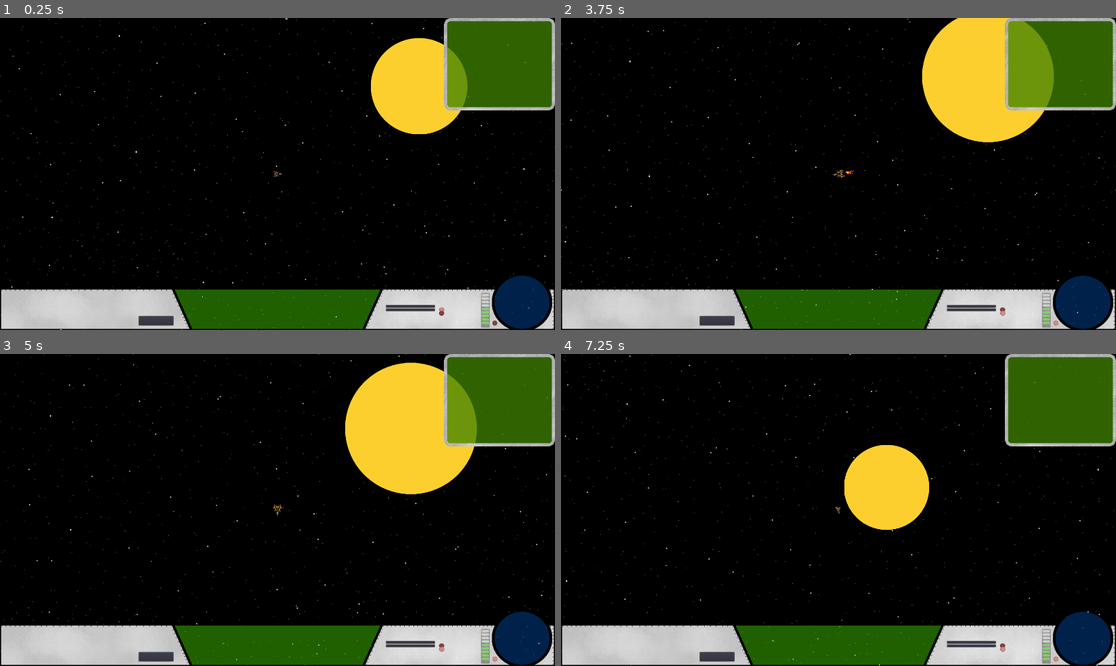
Above: before the commit, frames 1-4 (two rows, left to right).
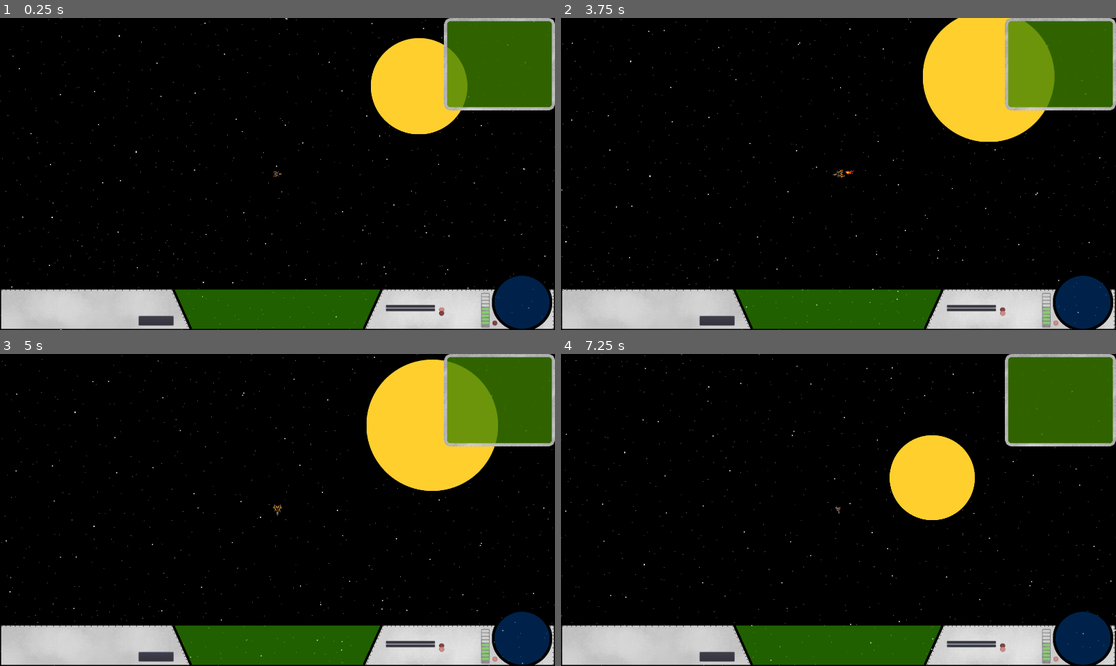
Above: after the commit, the same moments.

Repository: 029614/RedVoid
Game: Godot game, scene res://NewMain.tscn
Same seed, same stepped clock (60 frames per second), same inputs: the game is played once before the commit and once after it.
Inputs (mouse positions are in pixels of both pictures, inside the frame that each line leads up to):
- Up to frame 1 (0.25 s): no input
- Up to frame 2 (3.75 s): click "Missile Alert" at 0.5 s; move the mouse to (960, 158) at 1.27 s; hold Right (ui_right) 1.28-2.03 s; tap O (orbit, bound only after the commit) at 1.35, 2.3, 3.05 s; click (960, 158) at 1.42 s; move the mouse to (727, 189) at 2.02 s; hold Down (ui_down) 2.03-2.78 s; tap Space (weapons) at 2.1 s; move the mouse to (894, 105) at 2.77 s; hold Right (ui_right) 2.78-3.53 s; hold Mouse wheel up (zoom_in) 2.78-3.53 s; move the mouse to (810, 236) at 3.52 s; hold Up (ui_up) from 3.53 s (still down); tap Mouse wheel down (zoom_out) at 3.6 s; click (810, 236) at 3.67 s
- Up to frame 3 (5 s): tap O (orbit, bound only after the commit) at 3.8, 4.35 s; move the mouse to (444, 556) at 4.27 s; release Up (ui_up) at 4.28 s; hold Left (ui_left) from 4.28 s (still down)
- Up to frame 4 (7.25 s): move the mouse to (672, 463) at 5.02 s; tap Mouse wheel up (zoom_in) at 5.1 s; tap O (orbit, bound only after the commit) at 5.3, 6.05, 6.6 s; move the mouse to (866, 510) at 5.77 s; release Left (ui_left) at 5.78 s; hold Down (ui_down) 5.78-6.53 s; hold Mouse wheel down (zoom_out) 5.78-6.53 s; click (866, 510) at 5.92 s; move the mouse to (755, 432) at 6.52 s; hold Right (ui_right) from 6.53 s (still down)

The runs differ from the first frame. In frame 2, 0.6% of the frame differs, in the area x 0-100%, y 0-100%; in frame 3, 3.8%; in frame 4, 5.0%.

Commit message:
orbiting

Diff:
--- a/Global.gd
+++ b/Global.gd
@@ -9,6 +9,7 @@
 signal request_planets
 signal send_planets
 signal main_ready
+signal capture_planet
 
 
 #Player Event Flags
@@ -16,6 +17,11 @@
 var _process_player_movement = false
 var _player_is_launched = true
 var _player_is_landed = false
+var _player_in_orbit = false
+
+#Player info
+var player_faction = "69 69 Fuck yeah Awesome"
+var player_color = Color(59,183,45,255)
 
 
 # Called when the node enters the scene tree for the first time.
--- a/Player/Actor.gd
+++ b/Player/Actor.gd
@@ -9,9 +9,10 @@
 #input and direction
 var velocity = Vector2()
 var rotation_dir = 0
+var orbital_pos
 
 #Ship
-onready var thrust = 1000
+onready var thrust = 2000
 var mass = 10
 export var fuel = 250000
 
@@ -35,6 +36,9 @@
 var current_speed = 0
 var max_speed = 99999
 
+#flags
+var _orbiting = false
+
 
 
 """ -------- FUNCTIONS -------- """
@@ -43,6 +47,7 @@
 
     #Connecting signals and presetting flags
     Global.connect("player_landed", self, "land")
+    Global.connect("player_arrival", self, "setupOrbit")
     Global._process_player_movement = true
 
     #Other start up related shit
@@ -53,36 +58,40 @@
 func get_input(delta):
 
     #Directional Inputs
-    rotation_dir = 0
-    if Input.is_action_pressed('ui_right'):
-        rotation_dir += 1
-    if Input.is_action_pressed('ui_left'):
-        rotation_dir -= 1
-    if Input.is_action_pressed('ui_down'):
-        pass
-    if Input.is_action_pressed('ui_up') and fuel >= 0:
+    if Global._player_is_landed == false and _orbiting == false:
+        rotation_dir = 0
+        if Input.is_action_pressed('ui_right'):
+            rotation_dir += 1
+        if Input.is_action_pressed('ui_left'):
+            rotation_dir -= 1
+        if Input.is_action_pressed('ui_down'):
+            pass
+        if Input.is_action_pressed('ui_up') and fuel >= 0:
 
-        #Changing the sprite to the one with engine plumes
-        $Sprite.hide()
-        $Flying.show()
+            #Changing the sprite to the one with engine plumes
+            $Sprite.hide()
+            $Flying.show()
 
-        #Input Movements
-        current_speed = velocity.length()
-        velocity += Vector2(1, 0).rotated(rotation).normalized() * acceleration * delta
-        velocity = velocity.clamped(max_speed)
-        fuel -= 1
+            #Input Movements
+            current_speed = velocity.length()
+            velocity += Vector2(1, 0).rotated(rotation).normalized() * acceleration * delta
+            velocity = velocity.clamped(max_speed)
+            fuel -= 1
 
 
-    else:
+        else:
 
-        #Changing the sprite back to the one without engine plumes
-        $Sprite.show()
-        $Flying.hide()
+            #Changing the sprite back to the one without engine plumes
+            $Sprite.show()
+            $Flying.hide()
 
 func _physics_process(delta):
     get_input(delta)
     get_gravity(delta)
     rotation += rotation_dir * rotation_speed * delta
+    if _orbiting == true:
+        position = orbital_pos.get_global_position()
+        rotation = orbital_pos.get_global_rotation() + deg2rad(90)
 
     #For when you land on a planet
     if Global._process_player_movement == true and Global._player_is_landed == true:
@@ -99,6 +108,11 @@
         #engine.overlay.set_position(engine.overlay.get_position() - move_overlay/2)
 
 func _input(event):
+    #Orbit
+    if Global._player_in_orbit == true and _orbiting == false and Input.is_action_just_pressed("orbit"):
+        _orbiting = true
+    elif _orbiting == true and Input.is_action_just_pressed("orbit"):
+        _orbiting = false
 
     #Lift Off
     if Global._player_is_landed == true and Input.is_action_just_pressed("weapons"):
@@ -117,6 +131,10 @@
     for body in bodies.get_children():
         velocity += ( body.mass / (body.position.distance_to(self.position)) * self.position.direction_to(body.position) ) * delta
 
-func land(planet):
+func land(planet, orbit):
     Global._player_is_landed = true
     print("player is landed")
+    Global.emit_signal("capture_planet", Global.player_faction)
+
+func setupOrbit(planet, orbit):
+    orbital_pos = orbit
--- a/Player/Actor.tscn
+++ b/Player/Actor.tscn
@@ -92,6 +92,7 @@
 position = Vector2( -26.7934, 0.669174 )
 rotation = 1.5708
 frames = SubResource( 7 )
+frame = 2
 playing = true
 offset = Vector2( -0.069603, 48.021 )
 
--- a/Wells/Planet.tscn
+++ b/Wells/Planet.tscn
@@ -5,7 +5,7 @@
 [ext_resource path="res://Assets/launch/Target.png" type="Texture" id=3]
 
 [sub_resource type="CircleShape2D" id=1]
-radius = 248.516
+radius = 240.363
 
 [sub_resource type="SpriteFrames" id=2]
 animations = [ {
@@ -16,13 +16,12 @@
 } ]
 
 [sub_resource type="CircleShape2D" id=3]
-radius = 96.0
+radius = 245.384
 
 [sub_resource type="CircleShape2D" id=4]
-radius = 416.087
+radius = 483.743
 
 [node name="Planet" type="Node2D"]
-modulate = Color( 0.996078, 0.996078, 0.996078, 1 )
 script = ExtResource( 2 )
 __meta__ = {
 "_edit_vertical_guides_": [ -100.148, 99.7619 ]
@@ -64,5 +63,32 @@
 
 [node name="PlanetSprite" type="Sprite" parent="."]
 texture = ExtResource( 1 )
+
+[node name="RotateMe" type="Node2D" parent="."]
+
+[node name="orbit1" type="Position2D" parent="RotateMe"]
+position = Vector2( 417.44, 0 )
+
+[node name="orbit2" type="Position2D" parent="RotateMe"]
+position = Vector2( 6.10352e-05, -414.933 )
+
+[node name="orbit3" type="Position2D" parent="RotateMe"]
+position = Vector2( -416.186, 0 )
+
+[node name="orbit4" type="Position2D" parent="RotateMe"]
+position = Vector2( 0.658264, 414.279 )
+
+[node name="orbit5" type="Position2D" parent="RotateMe"]
+position = Vector2( 313.557, -265.339 )
+
+[node name="orbit6" type="Position2D" parent="RotateMe"]
+position = Vector2( -293.467, -291.622 )
+
+[node name="orbit7" type="Position2D" parent="RotateMe"]
+position = Vector2( -326.008, 252.823 )
+
+[node name="orbit8" type="Position2D" parent="RotateMe"]
+position = Vector2( 319.815, 265.339 )
 [connection signal="area_shape_entered" from="Landing" to="." method="_on_Landing_area_shape_entered"]
 [connection signal="body_entered" from="Arrival" to="." method="_on_Arrival_body_entered"]
+[connection signal="body_exited" from="Arrival" to="." method="_on_Arrival_body_exited"]
--- a/Wells/Sun.gd
+++ b/Wells/Sun.gd
@@ -11,11 +11,16 @@
 export var _is_destructive = false
 var _is_active_takeoff = false
 export var planet_color = Color(255,255,255,255)
+export var orbit_velocity = .2
 var moon = false
+var ownership = null
+var orbit_assignment
+onready var orbit = {$RotateMe/orbit1: false, $RotateMe/orbit2: false, $RotateMe/orbit3: false, $RotateMe/orbit4: false, $RotateMe/orbit5: false, $RotateMe/orbit6: false, $RotateMe/orbit7: false, $RotateMe/orbit8: false}
 
 
 # Called when the node enters the scene tree for the first time.
 func _ready() -> void:
+    Global.connect("capture_planet", self, "capture")
     if randi()%3+1 == 1:
         moon = true
     var normal_scale = Vector2(1/get_scale().x, 1/get_scale().y)
@@ -39,8 +44,8 @@
 
 
 # Called every frame. 'delta' is the elapsed time since the previous frame.
-#func _process(delta: float) -> void:
-#    pass
+func _physics_process(delta: float) -> void:
+    $RotateMe.rotation += orbit_velocity * delta
 
 func readyTakeOff():
     self._is_active_takeoff = true
@@ -60,6 +65,16 @@
         if construction == building.name:
             building.show()
 
+func capture(faction):
+    if ownership != faction:
+        ownership = faction
+        $PlanetSprite.self_modulate = Global.player_color
+
+func assignOrbit():
+    for pos in orbit:
+        if orbit.get(pos) == false:
+            orbit_assignment = pos
+            return
 
 func _on_Landing_area_shape_entered(area_id: int, area: Area2D, area_shape: int, self_shape: int) -> void:
     if area.get_parent() == player and area.name != "DamageEngines" and _is_destructive == true:
@@ -69,12 +84,18 @@
         print("player landed")
 
 
-func _on_Arrival_area_shape_entered(area_id: int, area: Area2D, area_shape: int, self_shape: int) -> void:
-    pass # Replace with function body.
+func _on_Arrival_body_entered(body: Node) -> void:
+    if body == player:
+        Global._player_in_orbit = true
+        assignOrbit()
+        Global.emit_signal("player_arrival", self, orbit_assignment)
+    if body == freighter:
+        assignOrbit()
+        Global.emit_signal("freighter_arrival", self, orbit_assignment)
 
 
-func _on_Arrival_body_entered(body: Node) -> void:
+func _on_Arrival_body_exited(body):
     if body == player:
-        Global.emit_signal("player_arrival", self)
+        Global._player_in_orbit = false
     if body == freighter:
-        Global.emit_signal("freighter_arrival", self)
+        pass
--- a/project.godot
+++ b/project.godot
@@ -61,6 +61,11 @@
 "events": [ Object(InputEventKey,"resource_local_to_scene":false,"resource_name":"","device":0,"alt":false,"shift":false,"control":false,"meta":false,"command":false,"pressed":false,"scancode":32,"unicode":0,"echo":false,"script":null)
  ]
 }
+orbit={
+"deadzone": 0.5,
+"events": [ Object(InputEventKey,"resource_local_to_scene":false,"resource_name":"","device":0,"alt":false,"shift":false,"control":false,"meta":false,"command":false,"pressed":false,"scancode":79,"unicode":0,"echo":false,"script":null)
+ ]
+}
 
 [rendering]
 
